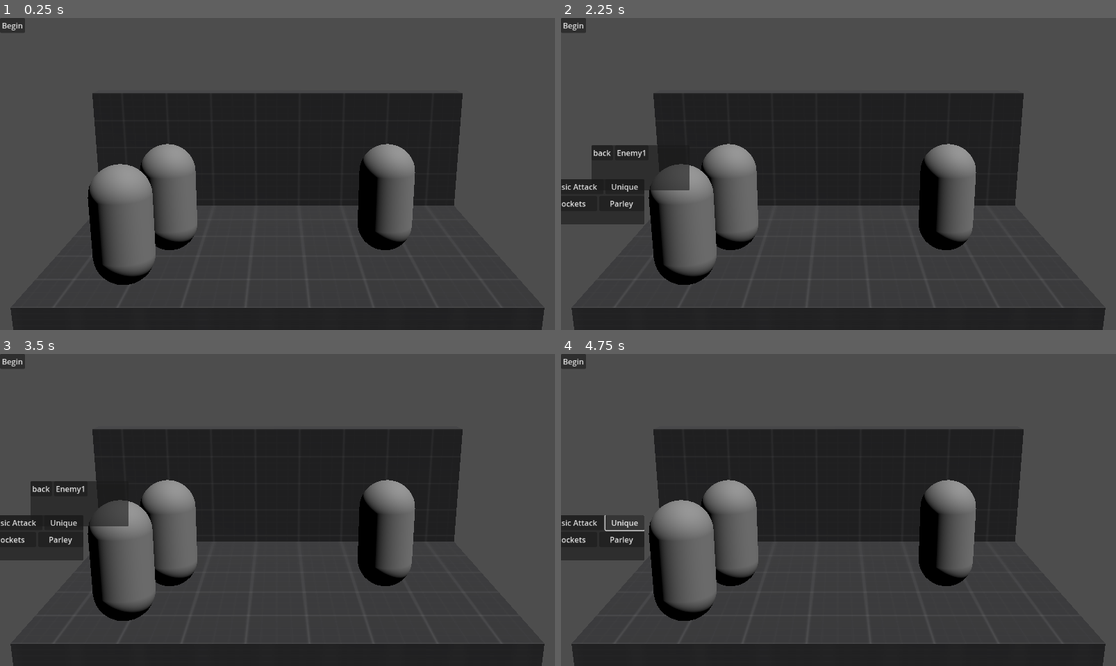
Above: before the commit, frames 1-4 (two rows, left to right).
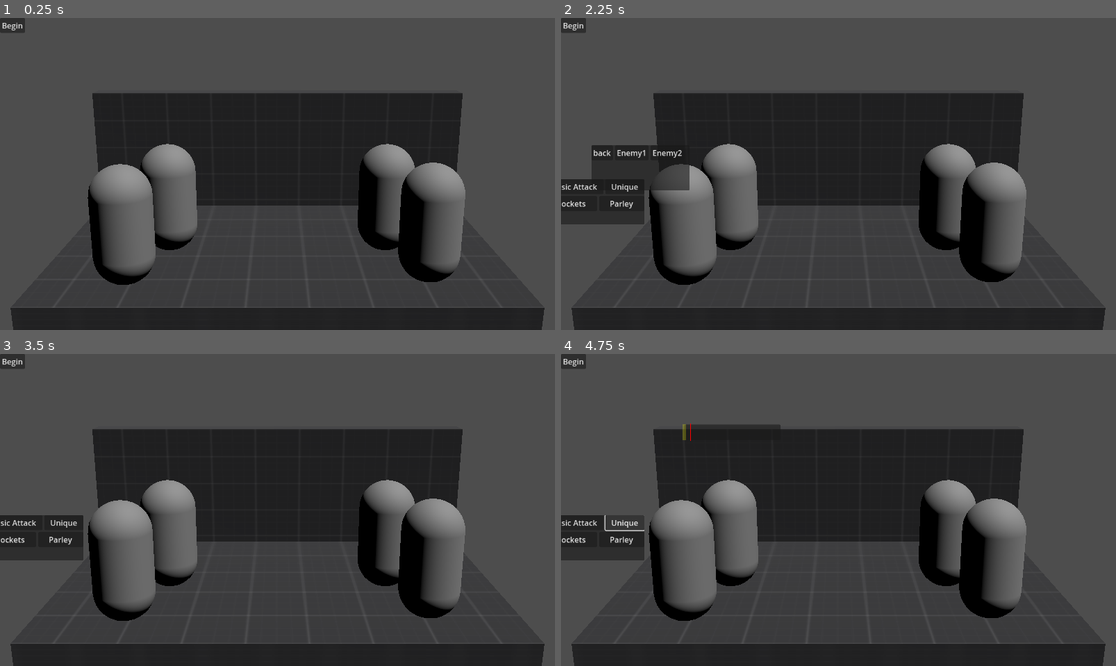
Above: after the commit, the same moments.

Repository: hwcgames/legume-mirror
Game: Godot game, scene res://battle/stage/debug_battle.tscn
Two runs of this game, one before a commit and one after it. Both use one fixed random seed, a clock stepped at 60 frames per second and the inputs below. The project has no main scene, so this scene is started directly.
Inputs (mouse positions are in pixels of both pictures, inside the frame that each line leads up to):
- Up to frame 1 (0.25 s): no input
- Up to frame 2 (2.25 s): click "Begin" at 0.5 s; click "Begin" at 1.25 s; click "Basic Attack" at 2 s
- Up to frame 3 (3.5 s): click (105, 488) at 2.75 s, where only the run after the commit has a clickable "Enemy2"
- Up to frame 4 (4.75 s): click (633, 488) at 3.5 s, where only the run before the commit has a clickable "Enemy1"; click "Unique" at 4.25 s

The runs differ from the first frame. In frame 1, 3.1% of the frame differs, in the area x 71-84%, y 46-85%; in frame 2, 3.2%; in frame 3, 4.9%, in the area x 5-84%, y 40-85%; in frame 4, 3.4%.

Commit message:
Add an attack that does something

Diff:
--- a/actor/fighter.gd
+++ b/actor/fighter.gd
@@ -1,13 +1,23 @@
 extends Actor
 class_name Fighter
 
-var alive: bool = true
+var alive: bool:
+	get:
+		return hp > 0
+@export var max_hp: int
+@export var hp: int
+@export var max_sp: int
+@export var sp: int
+@export var strength: int
+@export var magic: int
+@export var defense: int
+@export var finesse: int
 
 func take_damage(amount: int):
-	pass
+	hp -= amount
 
 func heal(amount: int):
-	pass
+	hp += amount
 
 var battlefield: Battlefield
 
--- a/actor/party_member.gd
+++ b/actor/party_member.gd
@@ -6,6 +6,7 @@
 var turns: int = 0
 
 @onready var battle_planner: BattlePlanner = $BattlePlanner
+@onready var skill_challenge: SkillChallenge = $SkillChallenge
 
 func _player_action():
 	turns = 1
@@ -15,7 +16,8 @@
 		turns -= 1
 
 func basic_attack(_p: PartyMember, target: Enemy):
-	var lock = await battlefield.shared_lock()
+	var lock = await battlefield.exclusive_lock()
+	await get_tree().create_timer(1.).timeout
 	if !target.alive:
 		for enemy in battlefield.enemies:
 			if enemy.alive:
@@ -24,5 +26,12 @@
 		print("No living targets!")
 		lock.call()
 		return
-	print(self, " attacks ", target)
+	print(self, " attacks ", target, "!")
+	var skill = await skill_challenge.skill_challenge(randi_range(20,40))
+	var damage = (self.strength*skill/20)-(3*target.defense)
+	if damage > 0:
+		print(damage, " damage!")
+		target.take_damage(damage)
+	else:
+		print("Miss!")
 	lock.call()
--- /dev/null
+++ b/battle/planner/skill_challenge.tscn
@@ -0,0 +1,35 @@
+[gd_scene load_steps=2 format=3 uid="uid://bbpp48kcropih"]
+
+[ext_resource type="Script" uid="uid://dw7xdb8htvkix" path="res://battle/skill_challenge.gd" id="1_vhqj4"]
+
+[node name="SkillChallenge" type="CanvasLayer"]
+script = ExtResource("1_vhqj4")
+
+[node name="PanelContainer" type="PanelContainer" parent="."]
+custom_minimum_size = Vector2(200, 32)
+offset_top = -300.0
+offset_bottom = -300.0
+grow_horizontal = 2
+grow_vertical = 0
+
+[node name="ColorRect" type="Control" parent="PanelContainer"]
+layout_mode = 2
+
+[node name="SweetSpot" type="ColorRect" parent="PanelContainer/ColorRect"]
+layout_mode = 1
+anchors_preset = -1
+anchor_bottom = 1.0
+offset_left = -4.0
+offset_right = 4.0
+color = Color(1, 1, 0, 0.23921569)
+
+[node name="Cursor" type="ColorRect" parent="PanelContainer/ColorRect"]
+unique_name_in_owner = true
+layout_mode = 1
+anchors_preset = -1
+anchor_bottom = 1.0
+offset_left = -1.0
+offset_top = -2.0
+offset_right = 1.0
+offset_bottom = 2.0
+color = Color(1, 0, 0, 1)
--- /dev/null
+++ b/battle/skill_challenge.gd
@@ -0,0 +1,50 @@
+extends CanvasLayer
+class_name SkillChallenge
+
+@onready var party_member: PartyMember = get_parent()
+
+func skill_challenge(frame_count = 30):
+	var cursor: ColorRect = %Cursor
+	cursor.modulate = Color.TRANSPARENT
+	get_tree().create_tween().tween_property(cursor, "modulate", Color.WHITE, 0.5)
+	cursor.anchor_left = 1.
+	cursor.anchor_right = 1.
+	show()
+	var off = frame_count
+	while off >= -2:
+		off -= 1
+		cursor.anchor_left = float(off) / frame_count
+		cursor.anchor_right = float(off) / frame_count
+		for i in range(2):
+			await get_tree().physics_frame
+		if Input.is_action_pressed("ui_accept"):
+			break
+	get_tree().create_timer(0.5).timeout.connect(hide)
+	if off < -2:
+		(func():
+			var further = off
+			while true:
+				further -= 1
+				cursor.anchor_left = float(further) / frame_count
+				cursor.anchor_right = float(further) / frame_count
+				for i in range(2):
+					await get_tree().physics_frame
+			).call()
+		get_tree().create_tween().tween_property(cursor, "modulate", Color.TRANSPARENT, 0.5)
+		return 0
+	match off:
+		0: return 150
+		1 or -1: return 120
+		2 or -2: return 110
+		_: return 100-(off*2)
+
+func _ready():
+	hide()
+
+func _process(_d):
+	var camera = party_member.get_viewport().get_camera_3d()
+	if camera.is_position_behind(party_member.global_position):
+		self.offset = Vector2(1000000, 0)
+		return
+	var position = camera.unproject_position(party_member.global_position)
+	self.offset = position
--- a/battle/stage/debug_battle.tscn
+++ b/battle/stage/debug_battle.tscn
@@ -1,10 +1,11 @@
-[gd_scene load_steps=11 format=3 uid="uid://dvtbjdytsu2ft"]
+[gd_scene load_steps=12 format=3 uid="uid://dvtbjdytsu2ft"]
 
 [ext_resource type="Texture2D" uid="uid://dqkle3vkyd1u0" path="res://assets/kenney_prototype-textures/Vector/texture_02.svg" id="1_3ix4j"]
 [ext_resource type="Script" uid="uid://bpjl8ipys5vef" path="res://battle/battlefield.gd" id="1_o4ule"]
 [ext_resource type="Script" uid="uid://rl05e0067ud" path="res://actor/party_member.gd" id="3_ndkpn"]
 [ext_resource type="Script" uid="uid://cyi4lpgs7fjdp" path="res://actor/enemy.gd" id="4_lbtbq"]
 [ext_resource type="PackedScene" uid="uid://d21yudvneounm" path="res://battle/planner/test_planner.tscn" id="4_ndkpn"]
+[ext_resource type="PackedScene" uid="uid://bbpp48kcropih" path="res://battle/planner/skill_challenge.tscn" id="5_lbtbq"]
 
 [sub_resource type="StandardMaterial3D" id="StandardMaterial3D_f0yqv"]
 albedo_texture = ExtResource("1_3ix4j")
@@ -28,7 +29,7 @@
 stage = NodePath("..")
 landmarks = [NodePath("../Stage/Left1"), NodePath("../Stage/Right1"), NodePath("../Stage/Left2"), NodePath("../Stage/Right2"), NodePath("../Stage/Left3"), NodePath("../Stage/Right3")]
 players = [NodePath("../PartyMember1"), NodePath("../PartyMember2")]
-enemies = [NodePath("../Enemy1")]
+enemies = [NodePath("../Enemy1"), NodePath("../Enemy2")]
 metadata/_custom_type_script = "uid://bpjl8ipys5vef"
 
 [node name="Camera3D" type="Camera3D" parent="."]
@@ -72,6 +73,10 @@
 [node name="PartyMember1" type="CharacterBody3D" parent="."]
 transform = Transform3D(1, 0, 0, 0, 1, 0, 0, 0, 1, -2, 0.2, 0)
 script = ExtResource("3_ndkpn")
+max_hp = 50
+hp = 50
+strength = 5
+defense = 5
 metadata/_custom_type_script = "uid://rl05e0067ud"
 
 [node name="MeshInstance3D" type="MeshInstance3D" parent="PartyMember1"]
@@ -84,9 +89,15 @@
 
 [node name="BattlePlanner" parent="PartyMember1" instance=ExtResource("4_ndkpn")]
 
+[node name="SkillChallenge" parent="PartyMember1" instance=ExtResource("5_lbtbq")]
+
 [node name="PartyMember2" type="CharacterBody3D" parent="."]
 transform = Transform3D(1, 0, 0, 0, 1, 0, 0, 0, 1, -2.5, 0.2, 1.5)
 script = ExtResource("3_ndkpn")
+max_hp = 50
+hp = 50
+strength = 5
+defense = 5
 metadata/_custom_type_script = "uid://rl05e0067ud"
 
 [node name="MeshInstance3D" type="MeshInstance3D" parent="PartyMember2"]
@@ -99,9 +110,15 @@
 
 [node name="BattlePlanner" parent="PartyMember2" instance=ExtResource("4_ndkpn")]
 
+[node name="SkillChallenge" parent="PartyMember2" instance=ExtResource("5_lbtbq")]
+
 [node name="Enemy1" type="CharacterBody3D" parent="."]
 transform = Transform3D(1, 0, 0, 0, 1, 0, 0, 0, 1, 2, 0.2, 0)
 script = ExtResource("4_lbtbq")
+max_hp = 1
+hp = 1
+strength = 5
+defense = 5
 metadata/_custom_type_script = "uid://rl05e0067ud"
 
 [node name="MeshInstance3D" type="MeshInstance3D" parent="Enemy1"]
@@ -112,6 +129,23 @@
 transform = Transform3D(1, 0, 0, 0, 1, 0, 0, 0, 1, 0, 1, 0)
 shape = SubResource("BoxShape3D_8y2gj")
 
+[node name="Enemy2" type="CharacterBody3D" parent="."]
+transform = Transform3D(1, 0, 0, 0, 1, 0, 0, 0, 1, 2.5, 0.2, 1.4)
+script = ExtResource("4_lbtbq")
+max_hp = 1
+hp = 1
+strength = 5
+defense = 5
+metadata/_custom_type_script = "uid://rl05e0067ud"
+
+[node name="MeshInstance3D" type="MeshInstance3D" parent="Enemy2"]
+transform = Transform3D(1, 0, 0, 0, 1, 0, 0, 0, 1, 0, 1, 0)
+mesh = SubResource("CapsuleMesh_5jau5")
+
+[node name="CollisionShape3D" type="CollisionShape3D" parent="Enemy2"]
+transform = Transform3D(1, 0, 0, 0, 1, 0, 0, 0, 1, 0, 1, 0)
+shape = SubResource("BoxShape3D_8y2gj")
+
 [node name="Button" type="Button" parent="."]
 offset_right = 8.0
 offset_bottom = 8.0
Not shown, added: battle/skill_challenge.gd.uid
